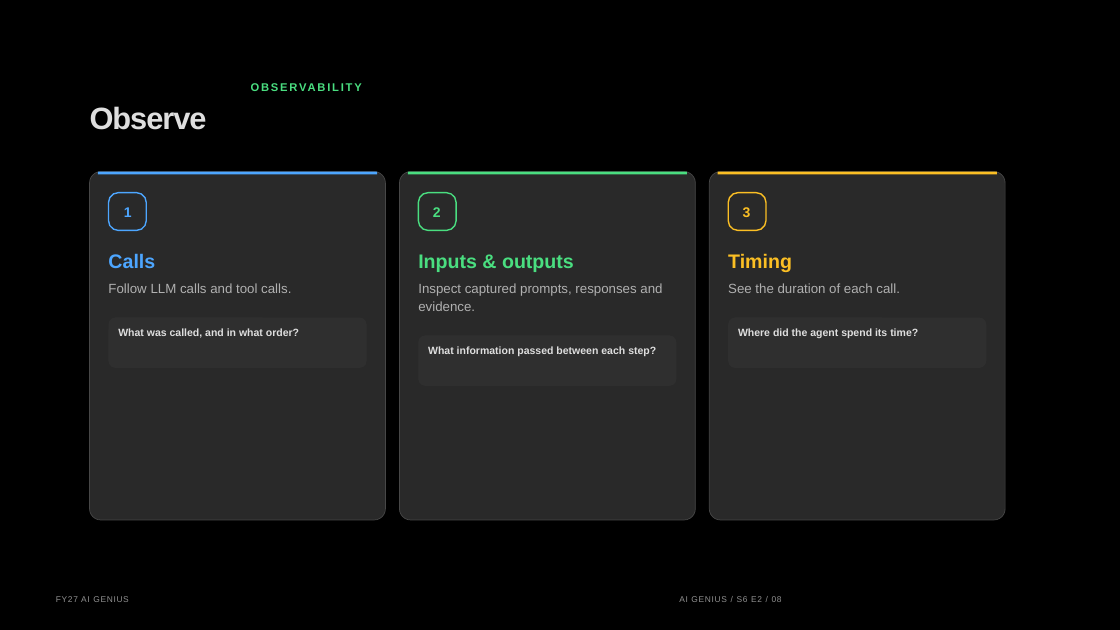
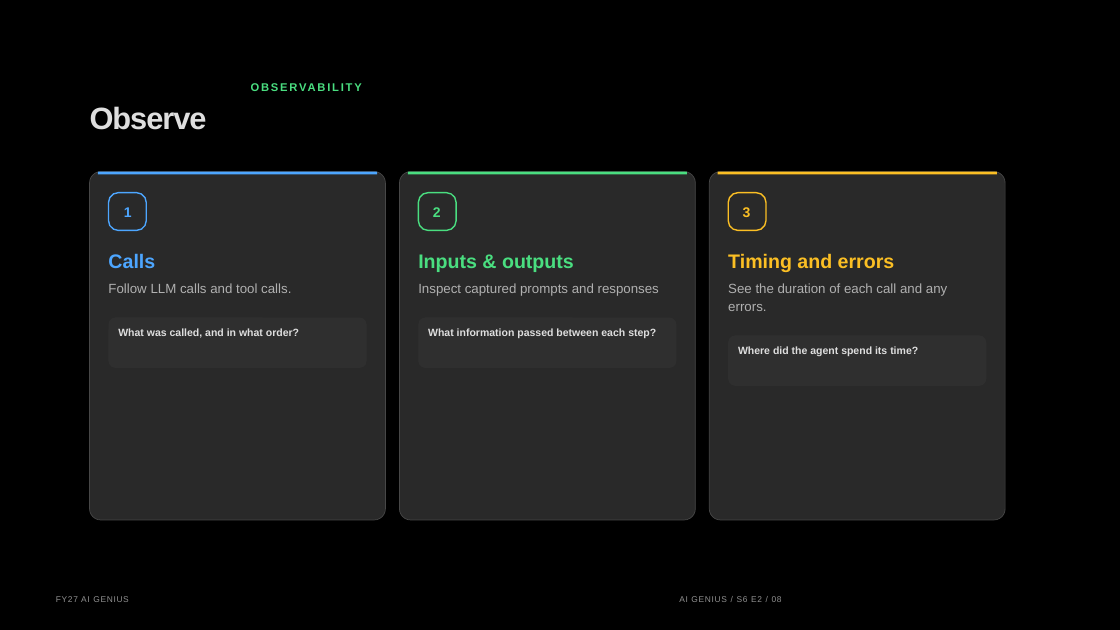
Before and after one commit to graemefoster/FoundryEvalsAndObservability, a slide deck: slide 8 of presentation/presentation.pptx. Drawn at 1120x630 pixels with LibreOffice and Linux fonts; fonts in the diff are those of the drawing; background and template pictures are left out. Boxes give left, top, right and bottom in pixels: in the first picture for what was removed or moved away, otherwise in the second. Text is boxed around its words. In the diff, an @@ line names an element or a change of style, - is before the commit and + after.

```diff
--- a/presentation/presentation.pptx
+++ b/presentation/presentation.pptx
@@ text at (728, 253, 895, 272): text changed @@
-Timing
+Timing and errors
@@ text at (418, 283, 659, 296): text changed @@
-Inspect captured prompts, responses and
+Inspect captured prompts and responses
@@ text at (728, 283, 947, 296): text changed @@
-See the duration of each call.
+See the duration of each call and any
@@ rounded rectangle: place and size @@
-rounded rectangle at (418, 335, 676, 386)
+rounded rectangle at (418, 318, 676, 368)
@@ text removed at (418, 301, 475, 311) @@
-evidence.
@@ text "What information passed between each ...": place and size @@
-text "What information passed between each ..." at (428, 346, 656, 356)
+text "What information passed between each ..." at (428, 328, 656, 338)
@@ text added at (728, 304, 766, 311), 11.4 pt, text #B0B0B0 @@
+errors.
@@ rounded rectangle: place and size @@
-rounded rectangle at (728, 318, 986, 368)
+rounded rectangle at (728, 335, 986, 386)
@@ text "Where did the agent spend ...": place and size @@
-text "Where did the agent spend ..." at (738, 328, 918, 338)
+text "Where did the agent spend ..." at (738, 346, 918, 356)
```
Also in this commit, not shown: 16 other slides changed, 8 slides added, 2 slides removed, 36 other files.
